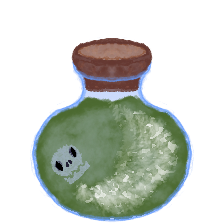
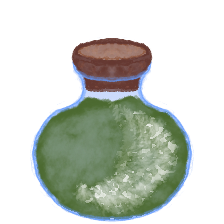
Two versions of the same layered image (224x224). Layer-by-layer changes:
hid "Skull" over [49, 144, 90, 185]
